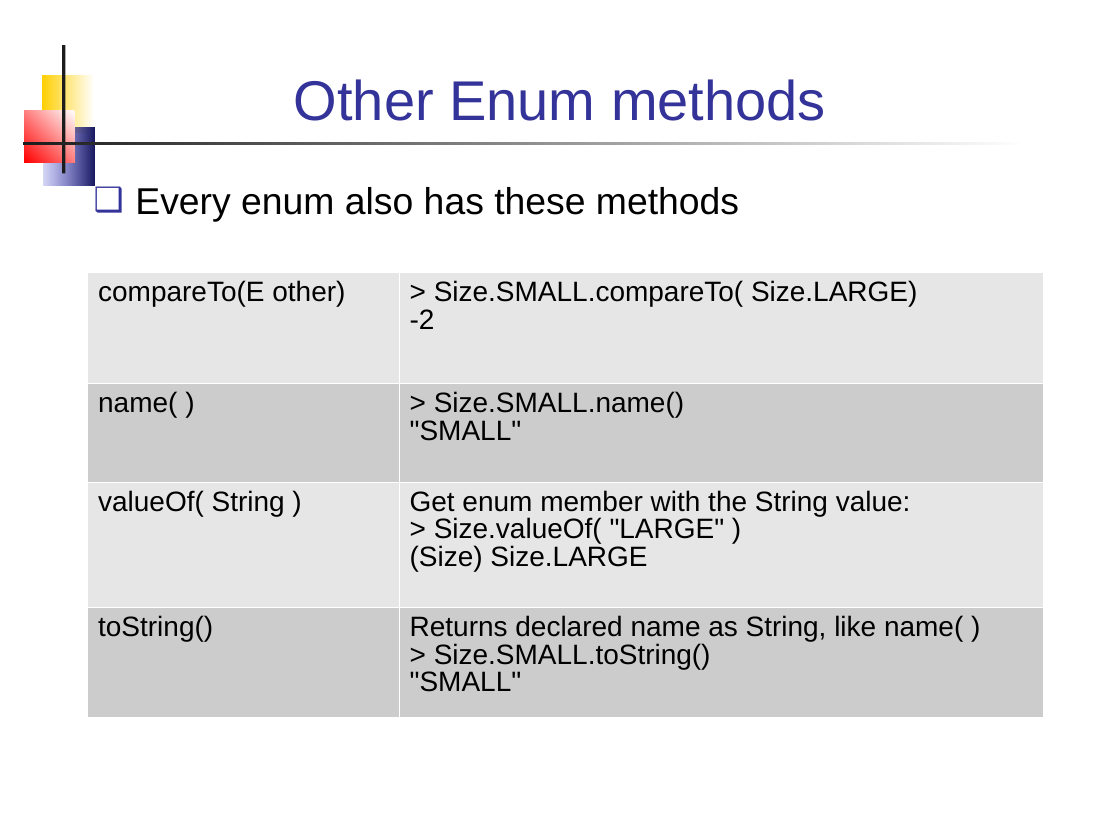
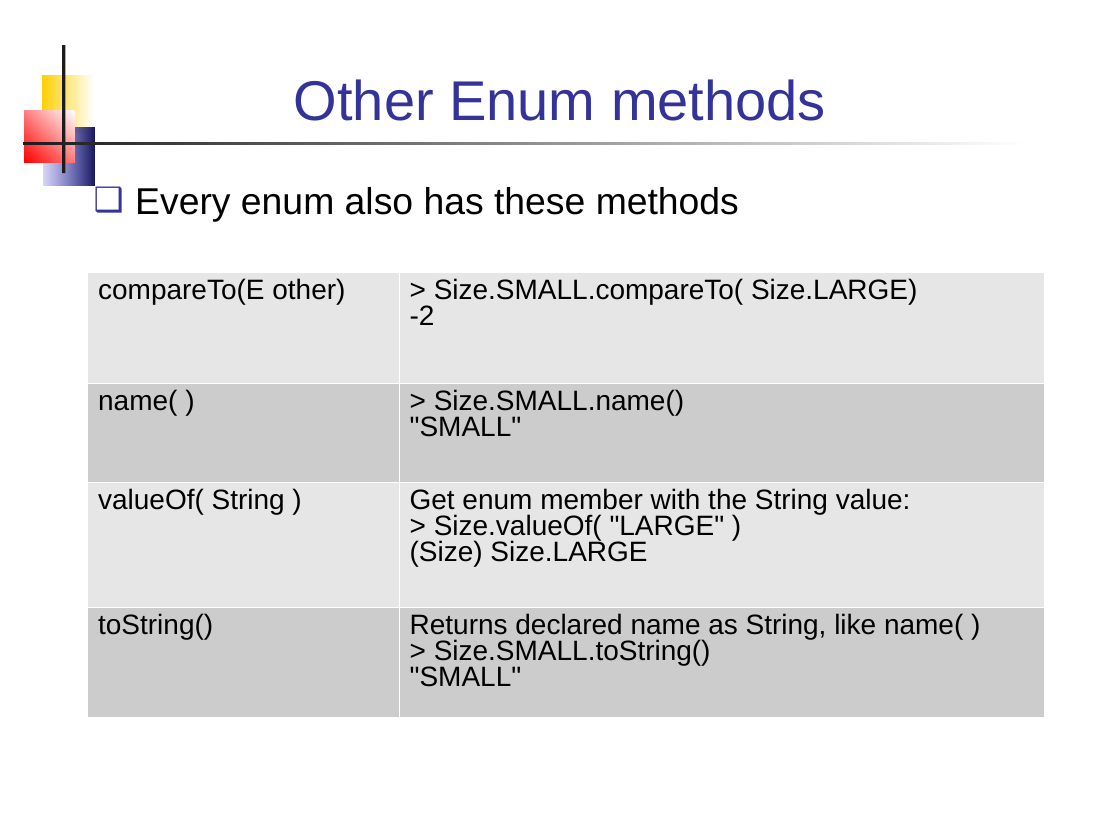
Before and after one commit to skeoop/skeoop.github.io, a slide deck: slide 12 of week8/Enumeration.ppt. Drawn at 1120x840 pixels with LibreOffice and Linux fonts; fonts in the diff are those of the drawing. Boxes give left, top, right and bottom in pixels: in the first picture for what was removed or moved away, otherwise in the second. Text is boxed around its words. In the diff, an @@ line names an element or a change of style, - is before the commit and + after.

```diff
--- a/week8/Enumeration.ppt
+++ b/week8/Enumeration.ppt
@@ table at (87, 272, 1044, 717) @@
@@ line spacing 0.93 to 0.87 @@
@@ line spacing 0.88 to 0.82 @@
```
Also in this commit, not shown: 1 other slide changed, 2 other files.
